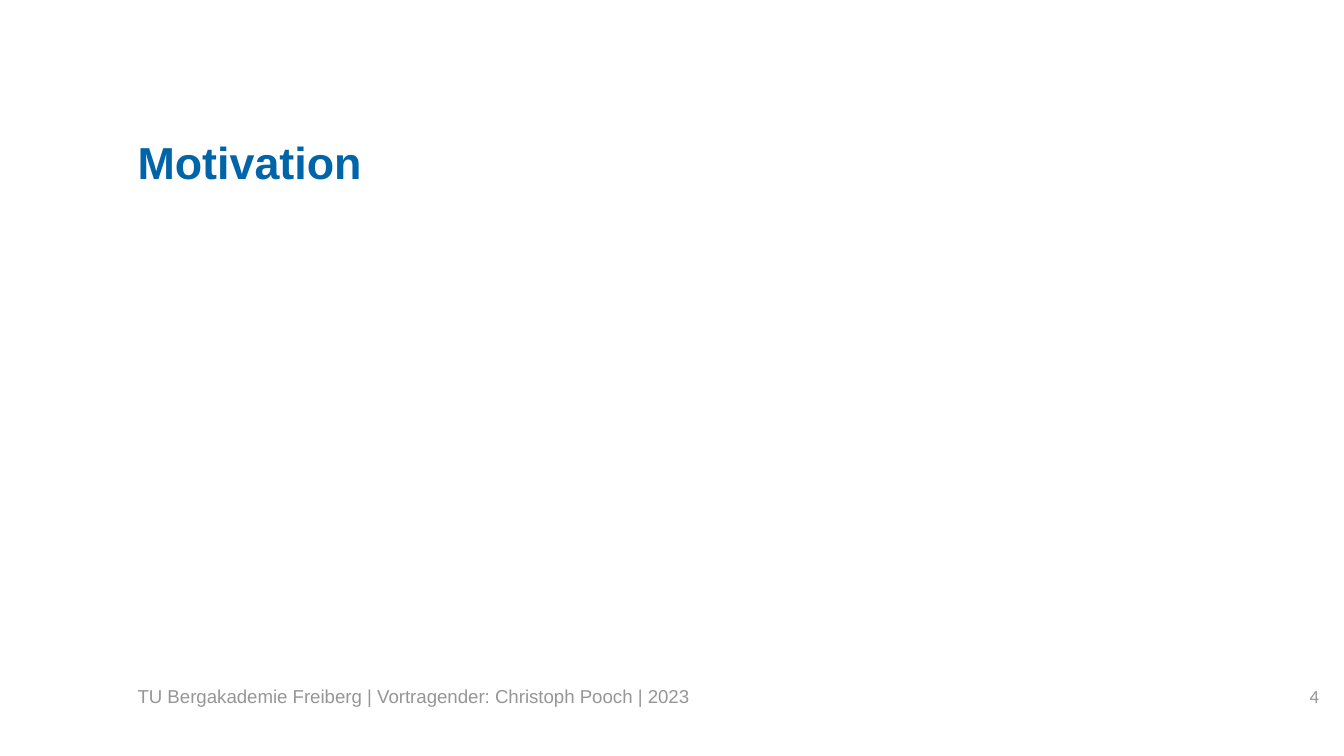
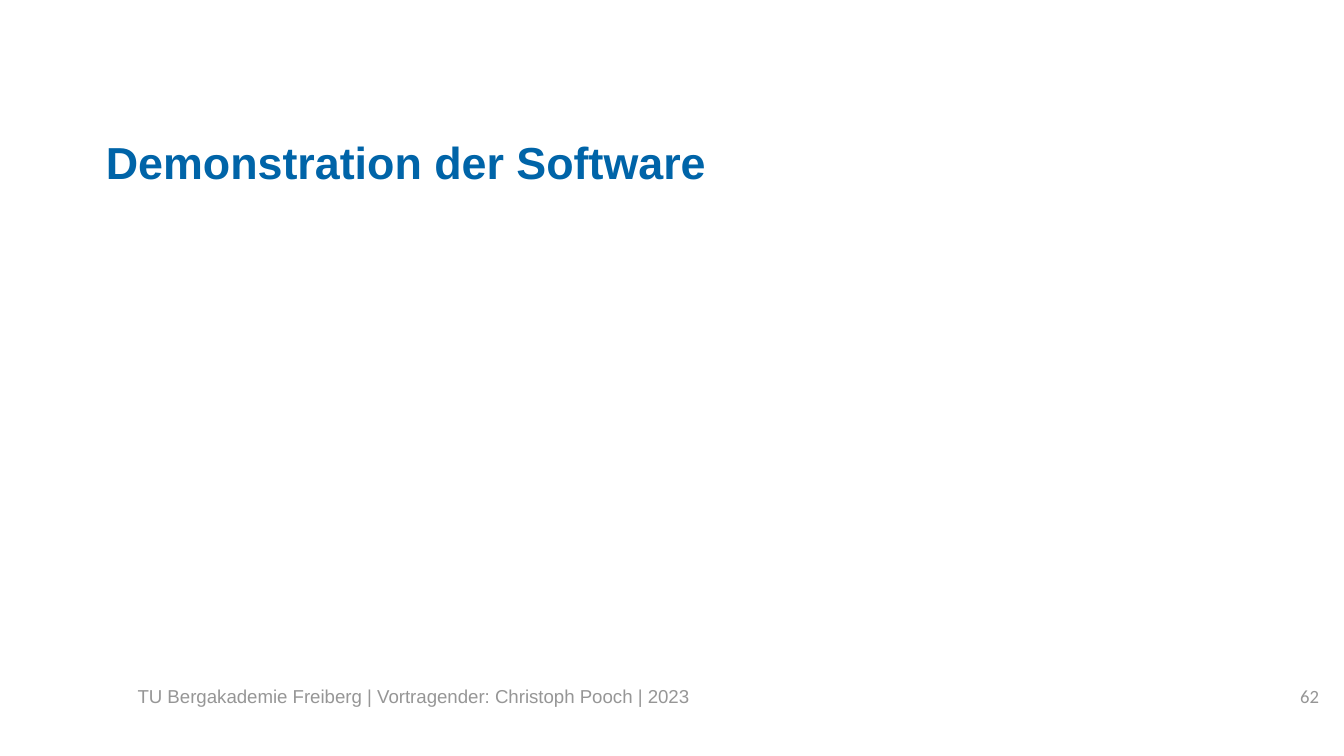
Before and after one commit to LordofUndeads/Bachelorarbeit, a slide deck: slide 62 of Verteidigung/BA_Verteidigung.odp (slide 4 before the commit). Drawn at 1344x756 pixels with LibreOffice and Linux fonts; fonts in the diff are those of the drawing; background and template pictures are left out. Boxes give left, top, right and bottom in pixels: in the first picture for what was removed or moved away, otherwise in the second. Text is boxed around its words. In the diff, an @@ line names an element or a change of style, - is before the commit and + after.

```diff
--- a/Verteidigung/BA_Verteidigung.odp
+++ b/Verteidigung/BA_Verteidigung.odp
@@ text added at [106, 146, 705, 180], 24 pt, text #0064A8, bold @@
+Demonstration der Software
@@ text removed at [138, 146, 362, 180] @@
-Motivation
@@ page number at [1300, 690, 1319, 703]: text changed @@
-4
+62
```
Also in this commit, not shown: 30 other slides changed, 22 slides added, 3 other files.
